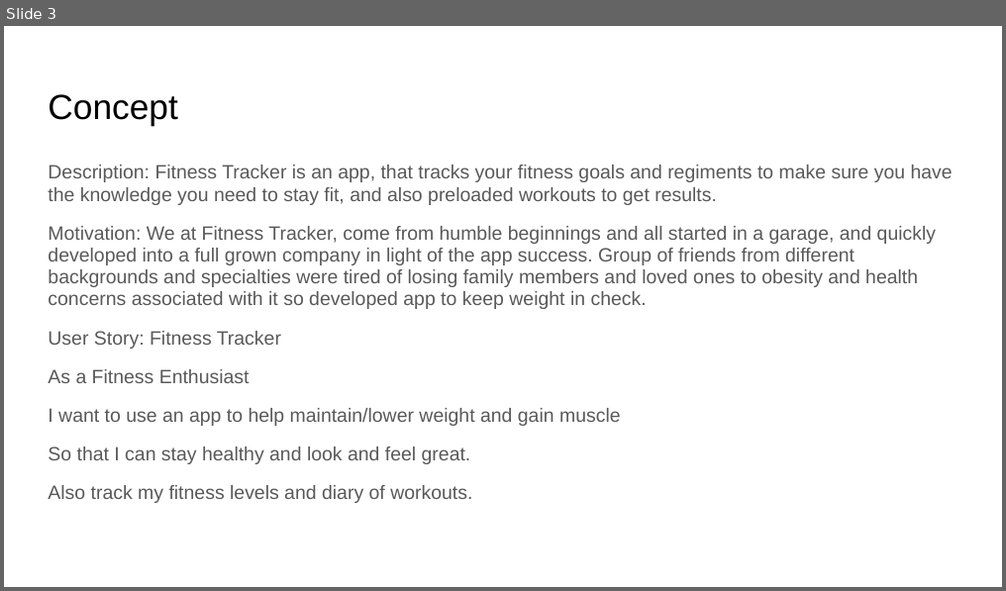
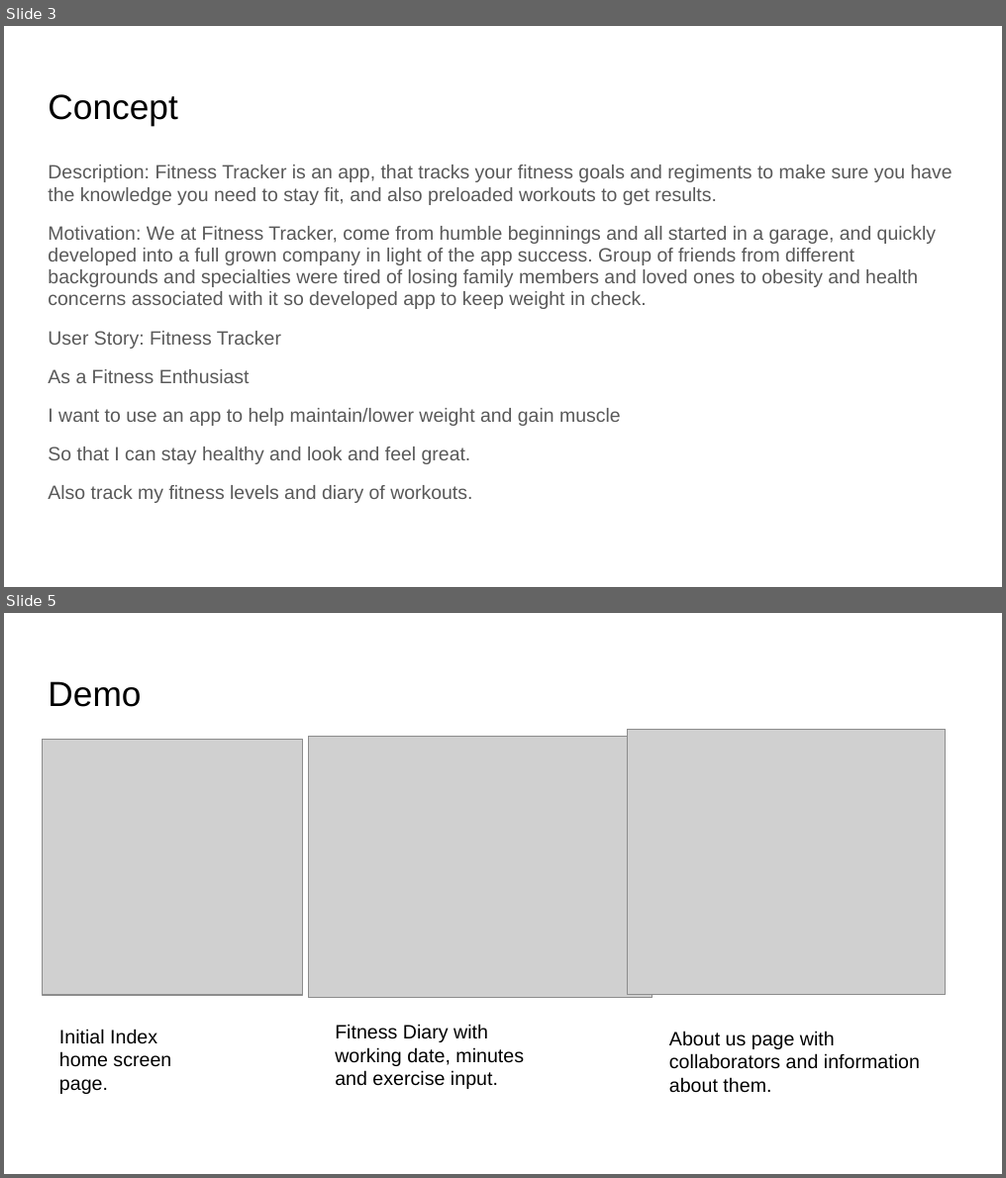
Before and after one commit to AlexWatabe9/FitnessFit, a slide deck: Untitled presentation.pptx. Shown one above the other, each under a label of ours: slide 3 before the commit, slides 3 and 5 after it; the slides between them are not shown. The pictures are 1006x591 and 1006x1178 pixels, drawn with LibreOffice and Linux fonts; fonts in the diff are those of the drawing; grey boxes stand for pictures. Boxes give left, top, right and bottom in pixels: in the first picture for what was removed or moved away, otherwise in the second. Text is boxed around its words. In the diff, an @@ line names an element or a change of style, - is before the commit and + after.

```diff
--- a/Untitled presentation.pptx
+++ b/Untitled presentation.pptx
@@ slide 5 added at (4, 613, 1002, 1174), background #FFFFFF @@
@@ title added at (48, 681, 141, 707), 25.2 pt, text #000000 @@
+Demo
@@ picture added at (628, 729, 945, 995) @@
@@ picture added at (43, 739, 302, 995) @@
@@ picture added at (308, 737, 652, 997) @@
@@ text added at (335, 1024, 524, 1089), 14 pt, text #000000 @@
+Fitness Diary with working date, minutes and exercise input.
@@ text added at (59, 1029, 171, 1094), 14 pt, text #000000 @@
+Initial Index home screen page.
@@ text added at (669, 1031, 920, 1093), 14 pt, text #000000 @@
+About us page with collaborators and information about them.
```
Also in this commit, not shown: 2 slides changed, 1 other slide added, 2 slides removed, 7 other files.
